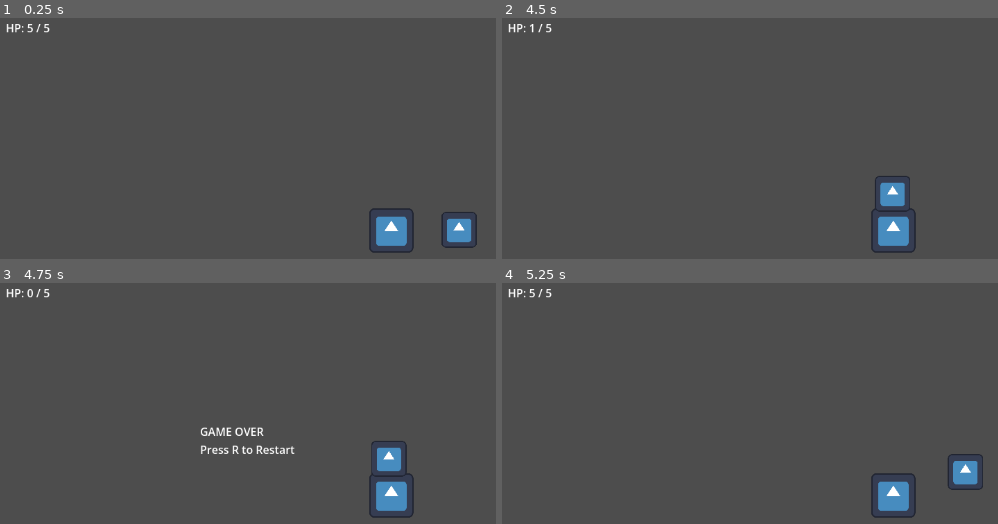
Above: before the commit, frames 1-4 (two rows, left to right).
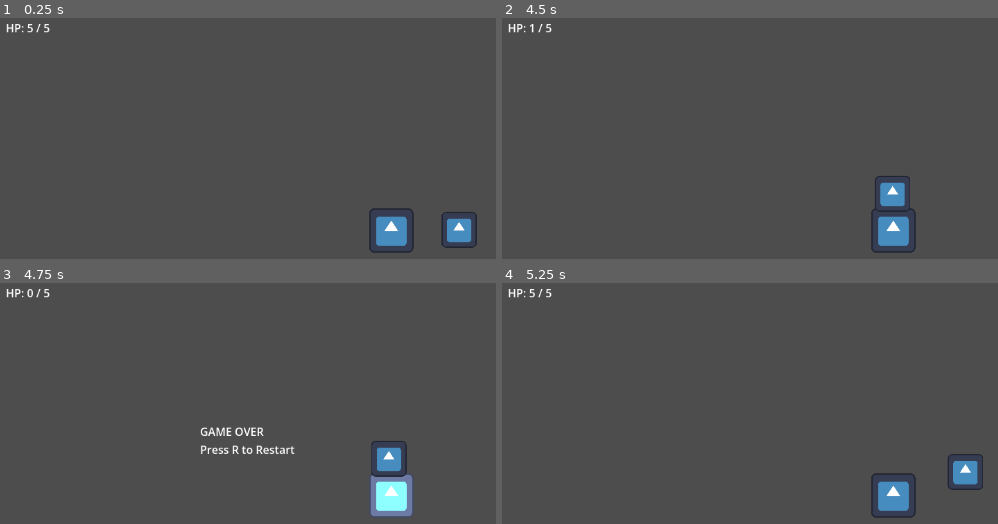
Above: after the commit, the same moments.

Repository: yenpish/chazo-fatebound
Game: Godot game, scene res://scenes/levels/test_room.tscn
Two runs of this game, one before a commit and one after it. Both use one fixed random seed, a clock stepped at 60 frames per second and the inputs below. The engine's default icon, where the game draws it, is replaced by a stand-in: a white triangle on a blue panel in a dark square.
Inputs:
- Up to frame 1 (0.25 s): no input
- Up to frame 2 (4.5 s): hold D (move_right) 0.53-1.28 s; tap Space (attack) every 0.75 s from 0.6 to 4.35 s; tap Enter at 1.25 s; hold S (move_down) 1.28-2.03 s; hold D (move_right) 2.03-2.78 s; hold W (move_up) 2.78-3.53 s; hold A (move_left) from 3.53 s (still down); tap R (restart) at 4.25 s
- Up to frame 3 (4.75 s): keep holding A (move_left)
- Up to frame 4 (5.25 s): tap R (restart) at 5 s; release A (move_left) at 5.03 s; hold S (move_down) from 5.03 s (still down); tap Space (attack) at 5.1 s

Frames 1-2 are identical in both runs. In frame 3, 1.5% of the frame differs, in the area x 74-84%, y 78-98%; in frame 4, nothing differs.

Commit message:
Added player hurt feedback

Diff:
--- a/scripts/player/player.gd
+++ b/scripts/player/player.gd
@@ -11,6 +11,7 @@
 
 @onready var attack_area: Area2D = $AttackArea
 @onready var attack_collision: CollisionShape2D = $AttackArea/AttackCollision
+@onready var placeholder_sprite: Sprite2D = $PlaceholderSprite
 
 var current_hp: int
 var is_attacking: bool = false
@@ -107,8 +108,21 @@
 	hp_changed.emit(current_hp, max_hp)
 	print("Player took ", amount, " damage. HP left: ", current_hp)
 
+	flash_hurt()
 	if current_hp <= 0:
 		die()
+
+func flash_hurt() -> void:
+	if placeholder_sprite == null:
+		return
+
+	placeholder_sprite.modulate = Color(2.0, 2.0, 2.0)
+	await get_tree().create_timer(0.08).timeout
+
+	if is_dead:
+		return
+
+	placeholder_sprite.modulate = Color(1, 1, 1)
 
 func die() -> void:
 	is_dead = true
